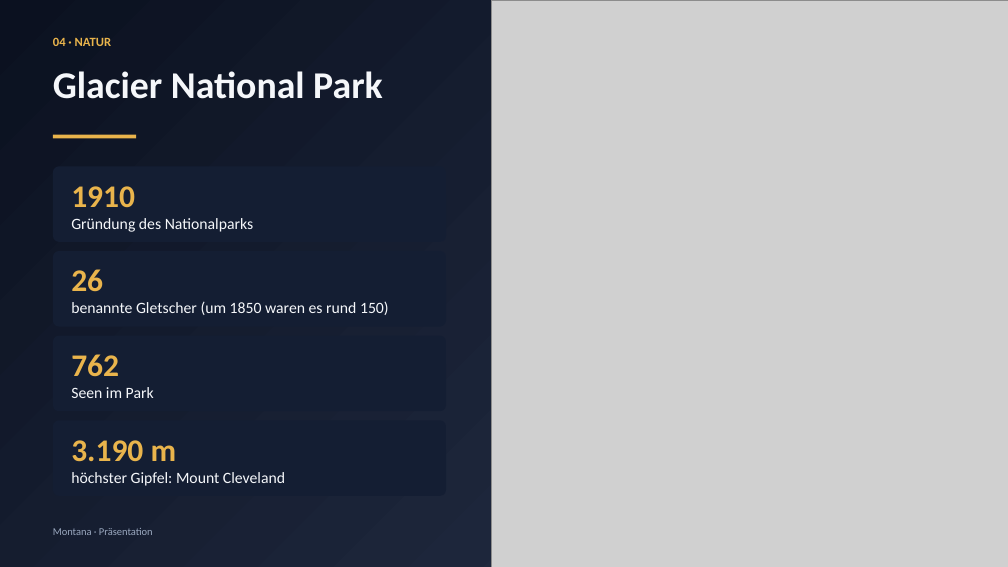
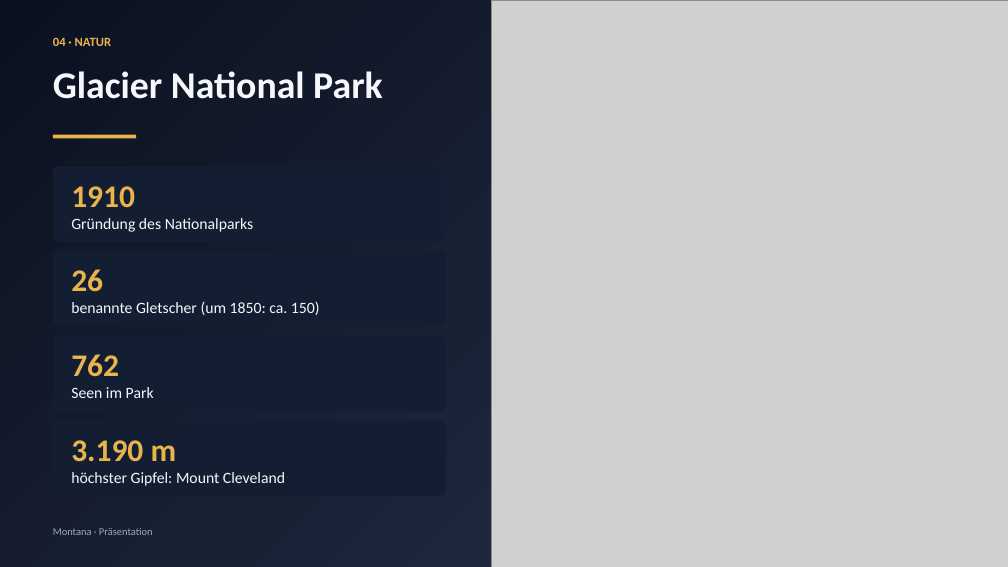
Before and after one commit to jonas050210/Powerpoint-montana, a slide deck: slide 8 of praesentation/Montana.pptx. Drawn at 1008x567 pixels with LibreOffice and Linux fonts; fonts in the diff are those of the drawing; grey boxes stand for pictures. Boxes give left, top, right and bottom in pixels: in the first picture for what was removed or moved away, otherwise in the second. Text is boxed around its words. In the diff, an @@ line names an element or a change of style, - is before the commit and + after.

```diff
--- a/praesentation/Montana.pptx
+++ b/praesentation/Montana.pptx
@@ text in rounded rectangle at bbox=[71, 301, 320, 315]: text changed @@
-benannte Gletscher (um 1850 waren es rund 150)
+benannte Gletscher (um 1850: ca. 150)
```
Also in this commit, not shown: 1 other slide changed, 2 other files.
